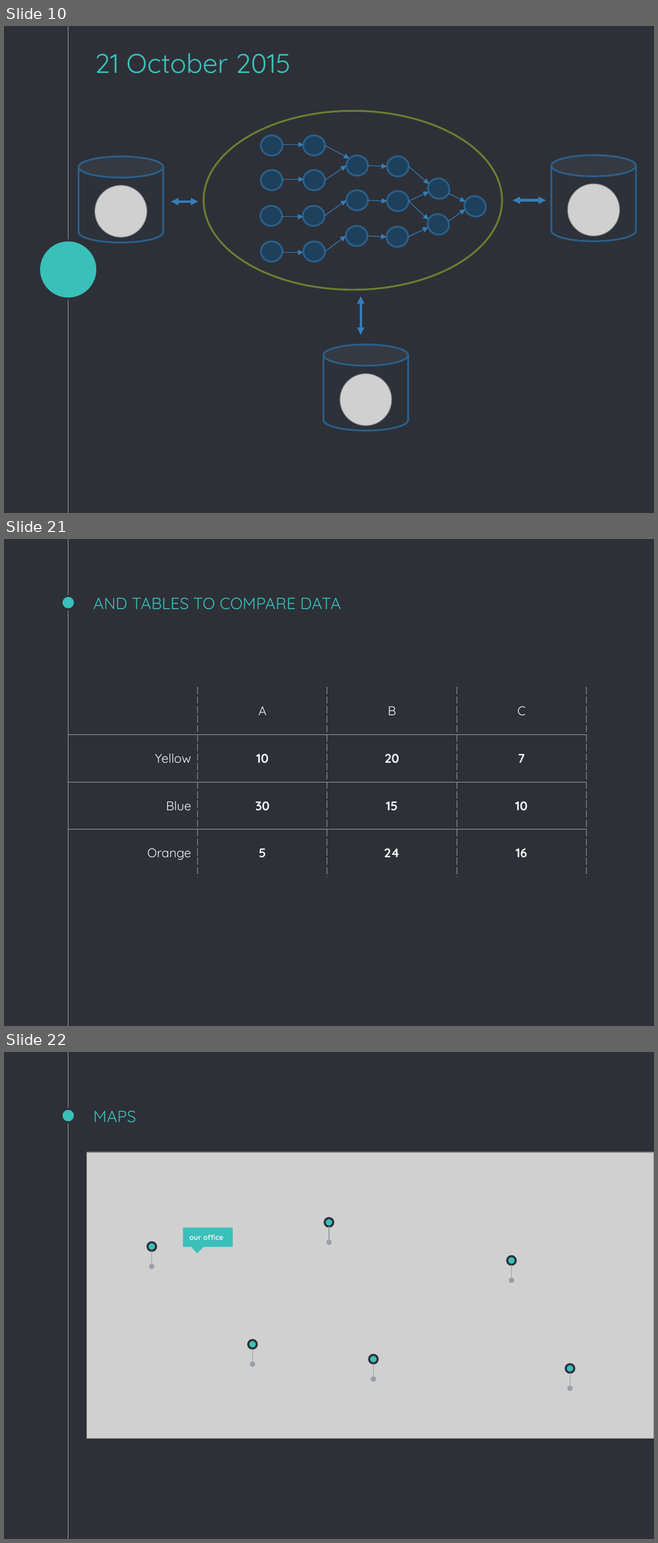
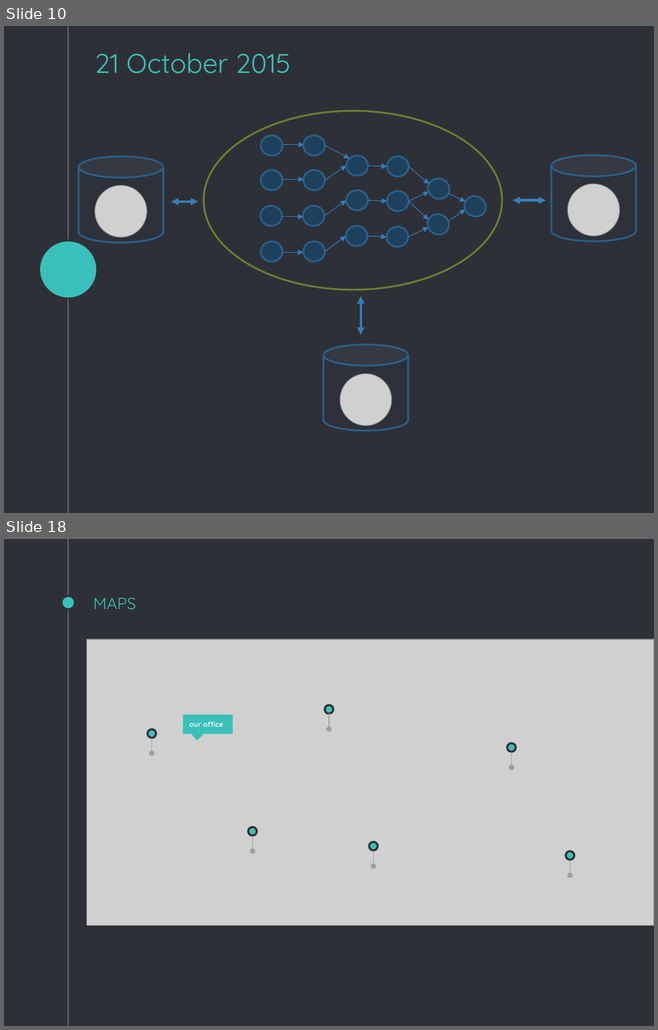
Before and after one commit to vaibhav90/Reading_Exam, a slide deck: Presentation/Eleanor.pptx. Shown one above the other, each under a label of ours: slides 10, 21 and 22 before the commit, slides 10 and 18 after it; the slides between them are not shown. The pictures are 658x1543 and 658x1030 pixels, drawn with LibreOffice and Linux fonts; fonts in the diff are those of the drawing; grey boxes stand for pictures. Boxes give left, top, right and bottom in pixels: in the first picture for what was removed or moved away, otherwise in the second. Text is boxed around its words. In the diff, an @@ line names an element or a change of style, - is before the commit and + after.

```diff
--- a/Presentation/Eleanor.pptx
+++ b/Presentation/Eleanor.pptx
@@ slide 21 removed at box(4, 539, 654, 1026), background #2E3037; not listed: 2 template elements that a slide beside it also shows @@
@@ title removed at box(93, 598, 340, 609) @@
-AND TABLES TO COMPARE DATA
@@ table removed at box(68, 687, 585, 877), 4 rows, 4 columns @@
- | A | B | C
-Yellow | 10 | 20 | 7
-Blue | 30 | 15 | 10
-Orange | 5 | 24 | 16
@@ what was slide 22 is now slide 18 @@
```
Also in this commit, not shown: 1 slide changed, 7 slides added, 18 other slides removed.
